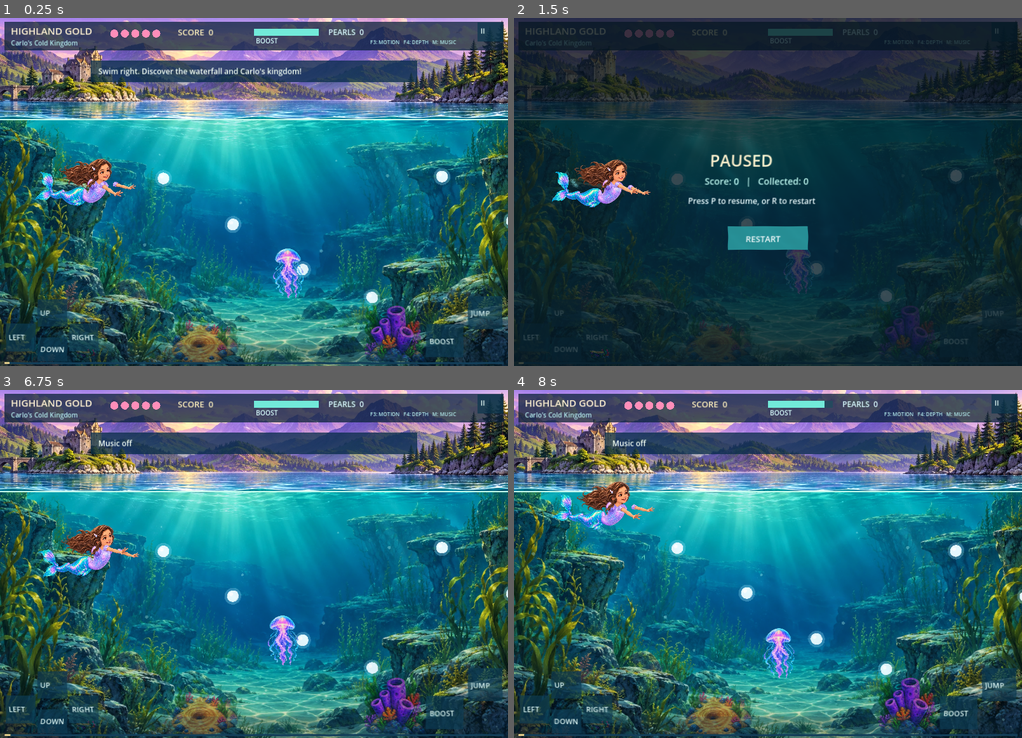
Above: before the commit, frames 1-4 (two rows, left to right).
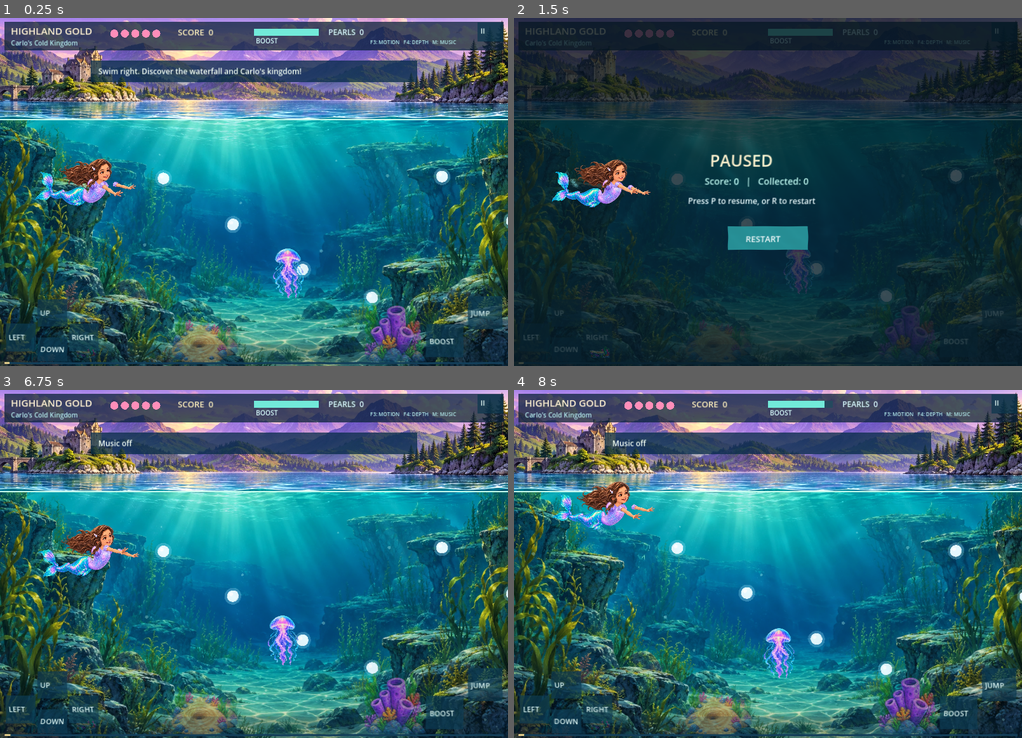
Above: after the commit, the same moments.

Repository: skhaze94-cloud/MermaidADVENTURE
Game: Godot game, scene res://godot/highland_level.tscn
The game is run twice, just before and just after one commit, with the same random seed, the same clock (stepped at 60 frames per second) and the same inputs.
Inputs (mouse positions are in pixels of both pictures, inside the frame that each line leads up to):
- Up to frame 1 (0.25 s): no input
- Up to frame 2 (1.5 s): tap Enter at 0.5 s; move the mouse to (879, 174) at 0.52 s; hold Right 0.53-1.25 s; tap P at 0.6 s; click (879, 174) at 0.67 s; tap Space at 0.77, 1.25 s; drag from (666, 209) to (742, 261) at 1.27 s
- Up to frame 3 (6.75 s): move the mouse to (304, 487) at 2.02 s; hold Right 2.03-2.75 s; tap Shift at 2.1 s; tap Enter at 2.75, 4.25 s; drag from (228, 633) to (101, 511) at 2.77 s; tap Space at 3.5, 3.77, 6.5 s; move the mouse to (406, 616) at 3.52 s; hold Left 3.53-4.25 s; tap B at 3.6 s; drag from (101, 511) to (177, 477) at 4.27 s; move the mouse to (279, 564) at 5.02 s; hold Down 5.03-5.75 s; tap M at 5.1 s; click (279, 564) at 5.17 s; drag from (177, 477) to (152, 581) at 5.77 s; move the mouse to (365, 546) at 6.52 s; hold Up from 6.53 s (still down); tap P at 6.6 s
- Up to frame 4 (8 s): tap Space at 6.77 s; release Up at 7.25 s; drag from (666, 581) to (742, 633) at 7.27 s

The runs differ from the first frame. In frame 1, 2.1% of the frame differs, in the area x 34-84%, y 81-99%; in frame 2, less than 0.1%; in frame 3, 2.1%; in frame 4, 2.1%.

Commit message:
Godot: preserve painted sprite transparency by avoiding double texture and alpha multiplication

Diff:
--- a/godot/shaders/reef_material.gdshader
+++ b/godot/shaders/reef_material.gdshader
@@ -8,9 +8,11 @@
 uniform float relief : hint_range(0.0, 0.3) = 0.09;
 
 void fragment() {
-    vec4 painted = texture(TEXTURE, UV);
+    // In Godot 4, fragment COLOR already contains the texture * sprite modulate.
+    // Sampling TEXTURE and multiplying COLOR again would square the alpha.
+    vec4 painted = COLOR;
     float side = clamp(0.5 + 0.5 * sin(UV.x * 9.0 + UV.y * 5.0), 0.0, 1.0);
     float light = 1.0 + relief * (side - 0.5);
-    vec3 graded = mix(painted.rgb * light, water_tint.rgb, distance_fog);
-    COLOR = vec4(graded, painted.a) * COLOR;
+    vec3 graded = mix(painted.rgb * light, water_tint.rgb * painted.a, distance_fog);
+    COLOR = vec4(graded, painted.a);
 }
